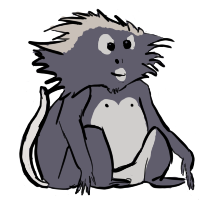
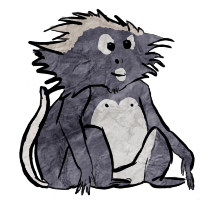
Before/after of a 200x200 layered artwork. What changed in the layer stack:
added layer "Paint Layer 3" (soft light) above "Paint Layer 1" over (19, 12, 199, 200)
painted on "Paint Layer 2" over (19, 12, 199, 200)
